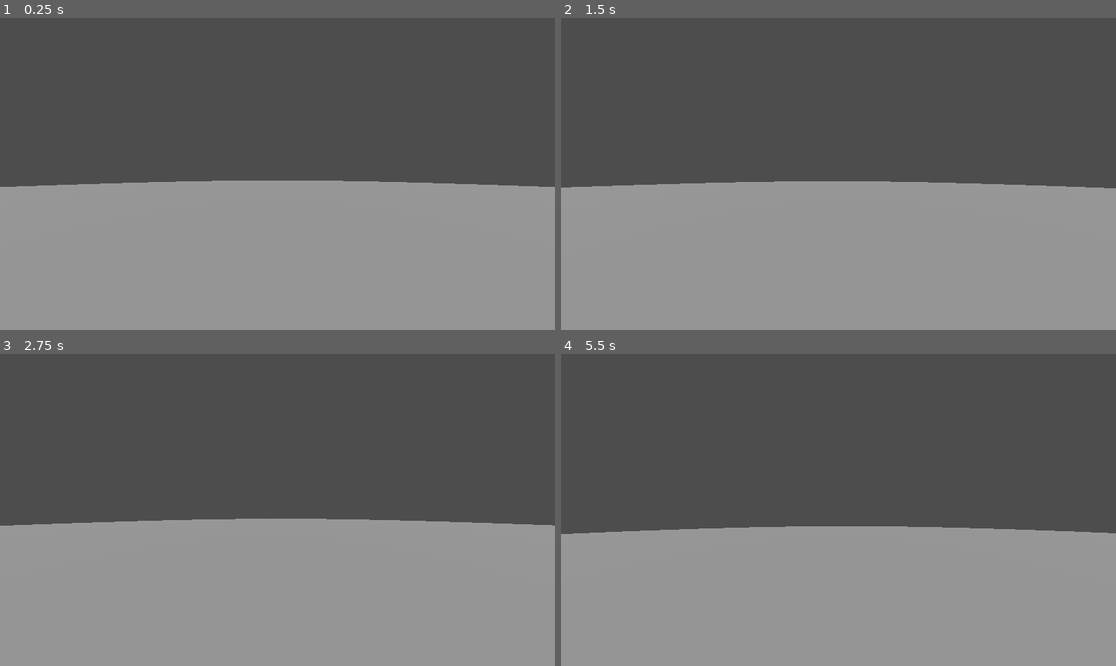
Above: before the commit, frames 1-4 (two rows, left to right).
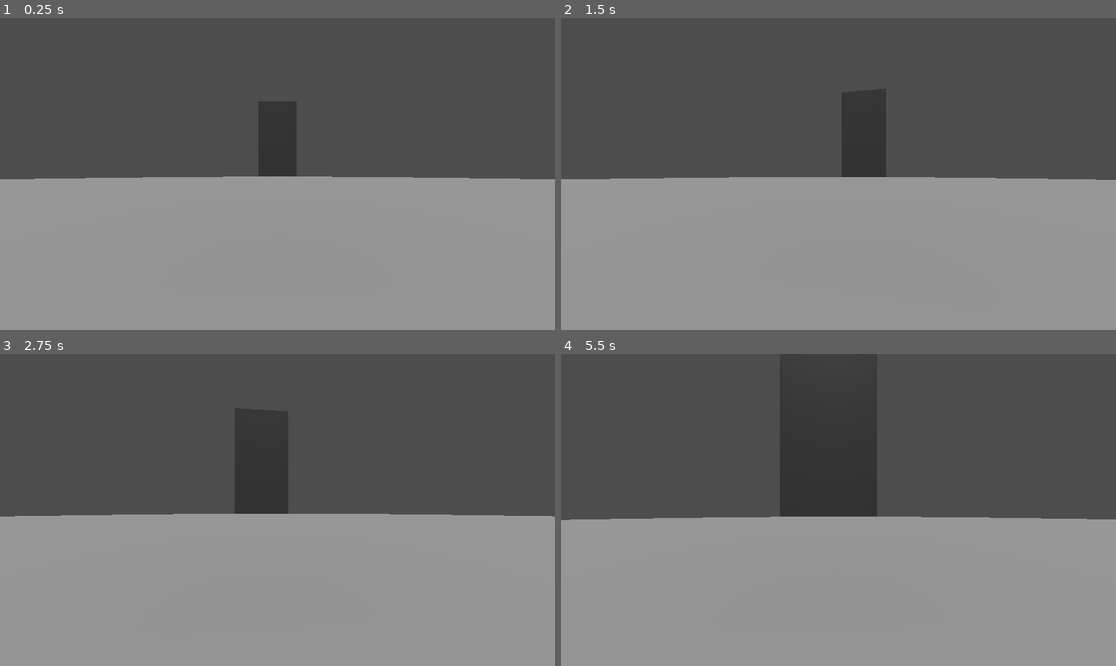
Above: after the commit, the same moments.

Repository: ThomasDelETML/Fox-Heaven
Game: Godot game, scene res://main.tscn
Same seed, same stepped clock (60 frames per second), same inputs: the game is played once before the commit and once after it.
Inputs (mouse positions are in pixels of both pictures, inside the frame that each line leads up to):
- Up to frame 1 (0.25 s): no input
- Up to frame 2 (1.5 s): tap Enter at 0.5 s; move the mouse to (866, 174) at 0.52 s; hold Up (ui_up) from 0.53 s (still down); move the mouse to (810, 174) at 1.27 s
- Up to frame 3 (2.75 s): keep holding Up (ui_up); move the mouse to (288, 503) at 2.02 s
- Up to frame 4 (5.5 s): keep holding Up (ui_up); move the mouse to (832, 516) at 2.77 s; move the mouse to (877, 513) at 3.52 s; move the mouse to (794, 506) at 4.27 s; move the mouse to (844, 510) at 5.02 s

The runs differ from the first frame. In frame 1, 2.8% of the frame differs, in the area x 0-100%, y 34-55%; in frame 2, 3.2%; in frame 3, 3.8%; in frame 4, 6.8%, in the area x 0-100%, y 31-58%.

Commit message:
add base for NPC

Diff:
--- /dev/null
+++ b/fox-heaven/character_body_3d.gd
@@ -0,0 +1,55 @@
+extends CharacterBody3D
+
+@export var speed: float = 3.0
+@export var wander_radius: float = 12.0
+@export var repath_time: float = 2.5
+
+@onready var agent: NavigationAgent3D = $NavigationAgent3D
+
+var _timer := 0.0
+var _origin: Vector3
+
+func _ready() -> void:
+	_origin = global_position
+	_pick_new_target()
+
+func _physics_process(delta: float) -> void:
+	_timer -= delta
+	if _timer <= 0.0 or agent.is_navigation_finished():
+		_pick_new_target()
+
+	# Prochaine position sur le chemin
+	var next_pos: Vector3 = agent.get_next_path_position()
+	var dir: Vector3 = (next_pos - global_position)
+	dir.y = 0.0
+
+	if dir.length() > 0.05:
+		dir = dir.normalized()
+		velocity.x = dir.x * speed
+		velocity.z = dir.z * speed
+	else:
+		velocity.x = move_toward(velocity.x, 0.0, speed)
+		velocity.z = move_toward(velocity.z, 0.0, speed)
+
+	move_and_slide()
+
+	# Orientation (optionnel)
+	if Vector3(velocity.x, 0, velocity.z).length() > 0.1:
+		look_at(global_position + Vector3(velocity.x, 0, velocity.z), Vector3.UP)
+
+func _pick_new_target() -> void:
+	_timer = repath_time + randf() * repath_time
+
+	# Point aléatoire autour de l’origine
+	var offset := Vector3(
+		randf_range(-wander_radius, wander_radius),
+		0.0,
+		randf_range(-wander_radius, wander_radius)
+	)
+	var desired := _origin + offset
+
+	# Projette sur le NavMesh (évite des points hors nav)
+	var map := agent.get_navigation_map()
+	var safe := NavigationServer3D.map_get_closest_point(map, desired)
+
+	agent.target_position = safe
--- a/fox-heaven/main.tscn
+++ b/fox-heaven/main.tscn
@@ -1,7 +1,8 @@
-[gd_scene load_steps=9 format=3 uid="uid://hmga7fouhjwv"]
+[gd_scene load_steps=15 format=3 uid="uid://hmga7fouhjwv"]
 
 [ext_resource type="Script" uid="uid://dyjycmgixq6dx" path="res://player.gd" id="1_ig7tw"]
 [ext_resource type="Script" uid="uid://blb8uv4tjbrwp" path="res://area_3d.gd" id="2_0xm2m"]
+[ext_resource type="Script" uid="uid://bqvivxcgwendr" path="res://character_body_3d.gd" id="3_h2yge"]
 
 [sub_resource type="CylinderMesh" id="CylinderMesh_0xm2m"]
 top_radius = 40.0
@@ -19,6 +20,18 @@
 metallic_texture_channel = 1
 
 [sub_resource type="BoxShape3D" id="BoxShape3D_0xm2m"]
+
+[sub_resource type="BoxMesh" id="BoxMesh_1bvp3"]
+size = Vector3(10, 20, 10)
+
+[sub_resource type="NavigationMesh" id="NavigationMesh_lquwl"]
+
+[sub_resource type="SphereShape3D" id="SphereShape3D_h2yge"]
+
+[sub_resource type="SphereMesh" id="SphereMesh_h2yge"]
+
+[sub_resource type="CylinderShape3D" id="CylinderShape3D_h2yge"]
+radius = 40.0
 
 [node name="Main" type="Node3D"]
 
@@ -40,7 +53,7 @@
 shape = SubResource("BoxShape3D_h2yge")
 
 [node name="Camera3D" type="Camera3D" parent="Player"]
-transform = Transform3D(1, 0, 0, 0, 1, 0, 0, 0, 1, -0.0024715066, 2.2762856, 0.26103258)
+transform = Transform3D(1, 0, 0, 0, 1, 0, 0, 0, 1, -0.0024715066, 2.2762856, 0.24199414)
 fov = 90.0
 
 [node name="MeshInstance3D2" type="MeshInstance3D" parent="."]
@@ -55,3 +68,31 @@
 [node name="CollisionShape3D" type="CollisionShape3D" parent="MeshInstance3D2/Area3D"]
 transform = Transform3D(1, 0, 0, 0, 1, 0, 0, 0, 1, 0.0068159103, -0.67500544, 0.21352577)
 shape = SubResource("BoxShape3D_0xm2m")
+
+[node name="MeshInstance3DEnd" type="MeshInstance3D" parent="."]
+transform = Transform3D(1, 0, 0, 0, 1, 0, 0, 0, 1, 0, 9.662603, -45.166504)
+mesh = SubResource("BoxMesh_1bvp3")
+
+[node name="NavigationRegion3D" type="NavigationRegion3D" parent="."]
+transform = Transform3D(1, 0, 0, 0, 1, 0, 0, 0, 1, 0, 0.44815302, 0)
+navigation_mesh = SubResource("NavigationMesh_lquwl")
+
+[node name="CharacterBody3D" type="CharacterBody3D" parent="."]
+transform = Transform3D(1, 0, 0, 0, 1, 0, 0, 0, 1, 0, 0.32691717, 10.624201)
+script = ExtResource("3_h2yge")
+
+[node name="NavigationAgent3D" type="NavigationAgent3D" parent="CharacterBody3D"]
+
+[node name="CollisionShape3D" type="CollisionShape3D" parent="CharacterBody3D"]
+transform = Transform3D(1, 0, 0, 0, 1, 0, 0, 0, 1, 0, 1.4884291, 0)
+shape = SubResource("SphereShape3D_h2yge")
+debug_color = Color(0.63379234, 0.49216628, 0.5273523, 0.41960785)
+
+[node name="MeshInstance3D" type="MeshInstance3D" parent="CharacterBody3D"]
+transform = Transform3D(1, 0, 0, 0, 1, 0, 0, 0, 1, 0, 0.918838, 0)
+mesh = SubResource("SphereMesh_h2yge")
+
+[node name="Floor" type="StaticBody3D" parent="."]
+
+[node name="CollisionShape3D" type="CollisionShape3D" parent="Floor"]
+shape = SubResource("CylinderShape3D_h2yge")
Not shown, added: fox-heaven/character_body_3d.gd.uid
